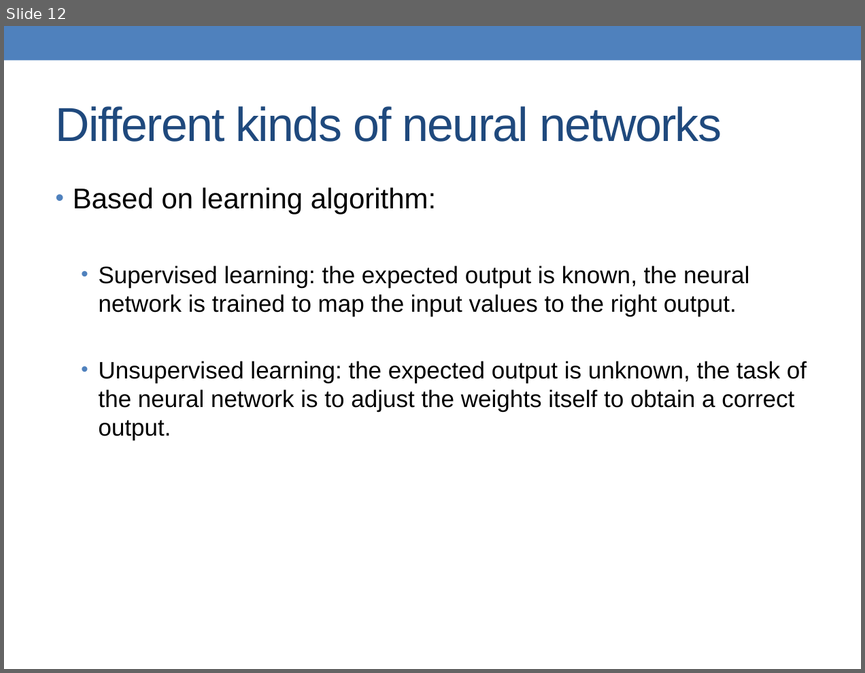
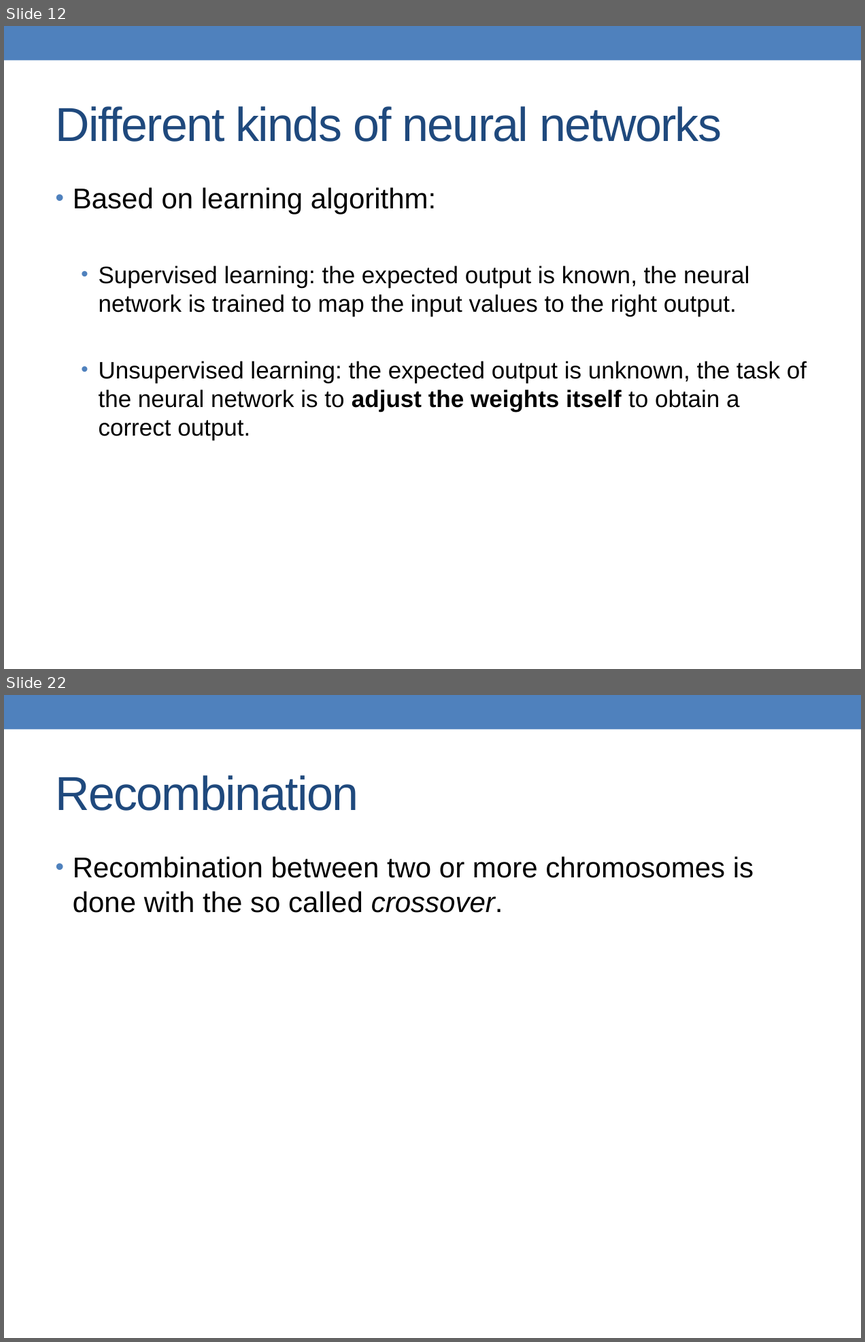
Before and after one commit to alessandrofrancesconi/carwin, a slide deck: presentation.pptx. Shown one above the other, each under a label of ours: slide 12 before the commit, slides 12 and 22 after it; the slides between them are not shown. The pictures are 865x673 and 865x1342 pixels, drawn with LibreOffice and Linux fonts; fonts in the diff are those of the drawing. Boxes give left, top, right and bottom in pixels: in the first picture for what was removed or moved away, otherwise in the second. Text is boxed around its words. In the diff, an @@ line names an element or a change of style, - is before the commit and + after.

```diff
--- a/presentation.pptx
+++ b/presentation.pptx
@@ slide 22 added at (x1=4, y1=695, x2=861, y2=1338), background #FFFFFF; not listed: 1 template element that a slide beside it also shows @@
@@ title added at (x1=56, y1=775, x2=359, y2=811), 40 pt, text #1F497D @@
+Recombination
@@ text added at (x1=73, y1=856, x2=753, y2=913), 24 pt, text #000000 @@
+• Recombination between two or more chromosomes is done with the so called crossover.
@@ slide 12 changed as well @@
@@ text at (x1=99, y1=361, x2=806, y2=439): bold on in "adjust the weights itself" @@
```
Also in this commit, not shown: 5 other slides changed, 9 other slides added, 8 other files.
